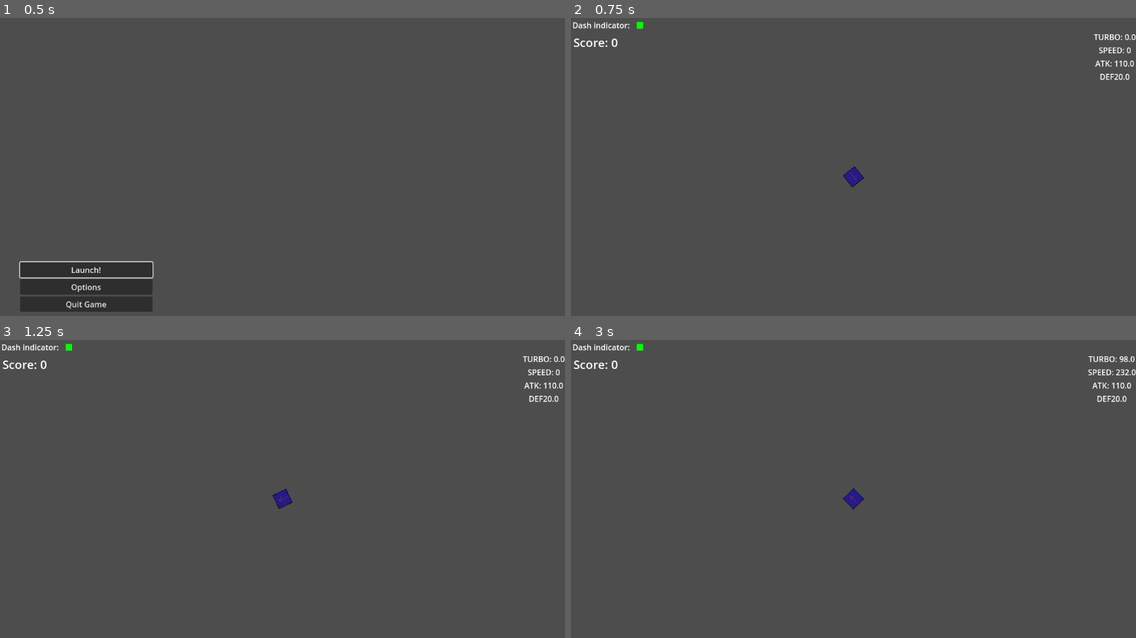
Above: before the commit, frames 1-4 (two rows, left to right).
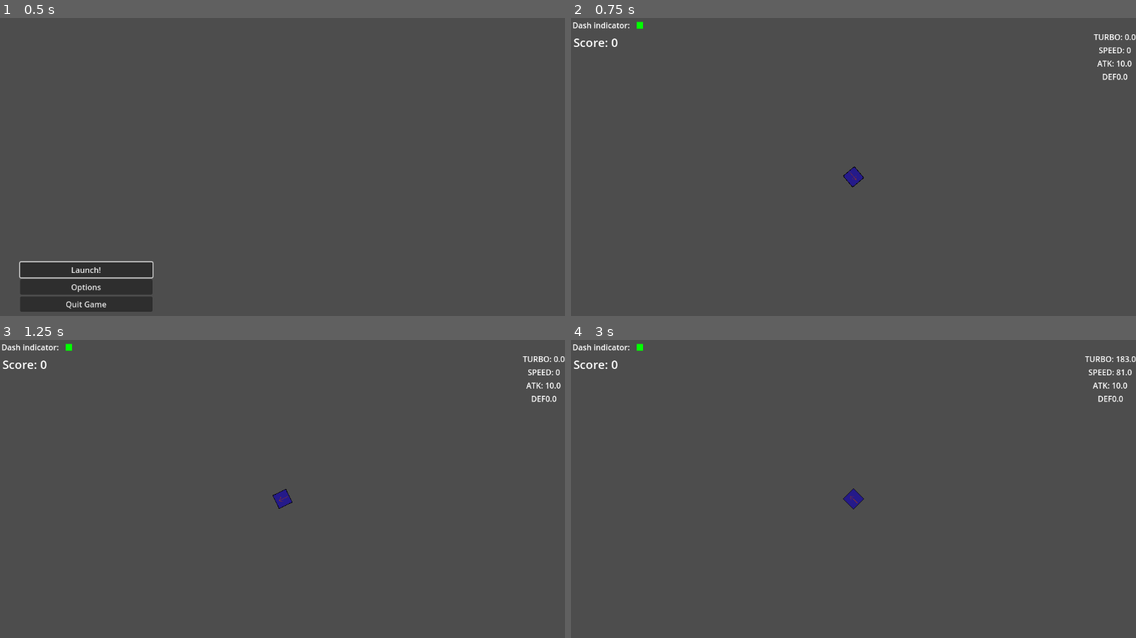
Above: after the commit, the same moments.

Repository: IanuReeves/Dirt-Defenders
Game: Godot game, scene res://scenes/ui/main_menu.tscn
Same seed, same stepped clock (60 frames per second), same inputs: the game is played once before the commit and once after it.
Inputs (mouse positions are in pixels of both pictures, inside the frame that each line leads up to):
- Up to frame 1 (0.5 s): no input
- Up to frame 2 (0.75 s): click "Launch!" at 0.5 s
- Up to frame 3 (1.25 s): no input
- Up to frame 4 (3 s): tap Enter at 1.25 s; move the mouse to (977, 483) at 1.27 s; hold W (forward) 1.28-2.03 s; tap Q (dash) at 1.35, 2.1 s; tap Space at 2 s; move the mouse to (740, 515) at 2.02 s; hold S (brake) 2.03-2.78 s; move the mouse to (910, 429) at 2.77 s; press the mouse at (910, 429) at 2.78 s; hold W (forward) from 2.78 s (still down)

Frame 1 is identical in both runs. In frame 2, 0.2% of the frame differs, in the area x 48-100%, y 14-57%; in frame 3, 0.2%; in frame 4, 0.4%, in the area x 48-100%, y 5-57%.

Commit message:
player movement tweaks and a state machine I totally didn't steal from gdquest

Diff:
--- a/project.godot
+++ b/project.godot
@@ -42,11 +42,6 @@
 "events": [Object(InputEventKey,"resource_local_to_scene":false,"resource_name":"","device":-1,"window_id":0,"alt_press …(195 unchanged characters)…
 ]
 }
-0={
-"deadzone": 0.5,
-"events": [Object(InputEventKey,"resource_local_to_scene":false,"resource_name":"","device":-1,"window_id":0,"alt_pressed":false,"shift_pressed":false,"ctrl_pressed":false,"meta_pressed":false,"pressed":false,"keycode":0,"physical_keycode":48,"key_label":0,"unicode":48,"location":0,"echo":false,"script":null)
-]
-}
 zoom={
 "deadzone": 0.5,
 "events": [Object(InputEventKey,"resource_local_to_scene":false,"resource_name":"","device":-1,"window_id":0,"alt_press …(192 unchanged characters)…
--- a/scenes/Dasheffect.gd
+++ /dev/null
@@ -1,24 +0,0 @@
-extends Part
-
-
-
-# Called when the node enters the scene tree for the first time.
-func _ready() -> void:
-	if not stats:
-		stats = null
-	player = get_parent().get_parent()
-
-
-# Called every frame. 'delta' is the elapsed time since the previous frame.
-func _process(delta: float) -> void:
-	if player.velocity.length() > 200:
-		stats.attack = 30
-	else:
-		stats.attack = 10
-	turbocheck()
-
-func turbocheck():
-	if player.turbo > 100:
-		stats.acceleration = 100
-	else:
-		stats.acceleration = 10
--- a/scenes/dashpart.gd
+++ /dev/null
@@ -1,15 +0,0 @@
-extends Part
-class_name Dashpart
-
-
-# Called when the node enters the scene tree for the first time.
-func _ready() -> void:
-	pass # Replace with function body.
-
-
-# Called every frame. 'delta' is the elapsed time since the previous frame.
-func _process(delta: float) -> void:
-	pass
-
-func dashfunc():
-	pass
--- /dev/null
+++ b/scenes/enemy.tscn
@@ -0,0 +1,40 @@
+[gd_scene load_steps=8 format=3 uid="uid://b03d85g3b64k7"]
+
+[ext_resource type="Script" uid="uid://cv4j3girky82k" path="res://scripts/enemy.gd" id="1_5uy6h"]
+[ext_resource type="Script" uid="uid://bu27sw7avjeew" path="res://scripts/components/hitboxcomponent.gd" id="1_md0e3"]
+[ext_resource type="Script" uid="uid://wy7pwks6axut" path="res://scripts/components/healthcomponent.gd" id="2_4ra3w"]
+[ext_resource type="Script" uid="uid://bg1t3w3oq0fho" path="res://scripts/components/state_machine.gd" id="4_c4w8v"]
+
+[sub_resource type="CircleShape2D" id="CircleShape2D_5uy6h"]
+
+[sub_resource type="CircleShape2D" id="CircleShape2D_c4w8v"]
+radius = 12.0416
+
+[sub_resource type="CircleShape2D" id="CircleShape2D_xwavj"]
+radius = 113.635
+
+[node name="Enemy" type="CharacterBody2D"]
+script = ExtResource("1_5uy6h")
+
+[node name="CollisionShape2D" type="CollisionShape2D" parent="."]
+shape = SubResource("CircleShape2D_5uy6h")
+
+[node name="HitBoxComponent" type="Area2D" parent="." node_paths=PackedStringArray("health_component")]
+script = ExtResource("1_md0e3")
+health_component = NodePath("../HealthComponent")
+metadata/_custom_type_script = "uid://bu27sw7avjeew"
+
+[node name="CollisionShape2D" type="CollisionShape2D" parent="HitBoxComponent"]
+shape = SubResource("CircleShape2D_c4w8v")
+
+[node name="HealthComponent" type="Node" parent="."]
+script = ExtResource("2_4ra3w")
+metadata/_custom_type_script = "uid://wy7pwks6axut"
+
+[node name="Area2D" type="Area2D" parent="."]
+
+[node name="CollisionShape2D" type="CollisionShape2D" parent="Area2D"]
+shape = SubResource("CircleShape2D_xwavj")
+
+[node name="StateMachine" type="Node" parent="."]
+script = ExtResource("4_c4w8v")
--- a/scenes/hull.tres
+++ /dev/null
@@ -1,20 +0,0 @@
-[gd_resource type="Resource" script_class="PlayerStats" load_steps=2 format=3 uid="uid://bli73b0piybvx"]
-
-[ext_resource type="Script" uid="uid://clpd50adeck85" path="res://scripts/resources/player_stats_resource.gd" id="1_e15b3"]
-
-[resource]
-script = ExtResource("1_e15b3")
-power = 0.0
-attack = 100.0
-bullet_speed = 5.0
-bullet_amount = 1
-bullet_spread = 1.0
-bullet_lifetime = 4.0
-acceleration = 10.0
-top_speed = 300.0
-brake_strength = 1.0
-max_turbo = 0.0
-rotation_speed = 250.0
-max_hp = 100.0
-defense = 10.0
-metadata/_custom_type_script = "uid://clpd50adeck85"
--- a/scenes/parts/dashpart/dashpart.tres
+++ /dev/null
@@ -1,20 +0,0 @@
-[gd_resource type="Resource" script_class="PlayerStats" load_steps=2 format=3 uid="uid://on7plcxifott"]
-
-[ext_resource type="Script" uid="uid://clpd50adeck85" path="res://scripts/resources/player_stats_resource.gd" id="1_hpjsk"]
-
-[resource]
-script = ExtResource("1_hpjsk")
-power = 0.0
-attack = 0.0
-bullet_speed = 900.0
-bullet_amount = 0
-bullet_spread = 10.0
-bullet_lifetime = 0.0
-acceleration = 10.0
-top_speed = 0.0
-brake_strength = 0.0
-max_turbo = 50.0
-rotation_speed = 5.0
-max_hp = -10.0
-defense = 10.0
-metadata/_custom_type_script = "uid://clpd50adeck85"
--- /dev/null
+++ b/scenes/planet.tscn
@@ -0,0 +1,34 @@
+[gd_scene load_steps=7 format=3 uid="uid://w87vxtedle5q"]
+
+[ext_resource type="Script" uid="uid://cyimvh47kd1cp" path="res://scripts/planet.gd" id="1_ggt7d"]
+[ext_resource type="Script" uid="uid://wy7pwks6axut" path="res://scripts/components/healthcomponent.gd" id="2_0k1rn"]
+[ext_resource type="Script" uid="uid://bu27sw7avjeew" path="res://scripts/components/hitboxcomponent.gd" id="3_48b8c"]
+
+[sub_resource type="CircleShape2D" id="CircleShape2D_3s4jt"]
+
+[sub_resource type="CircleShape2D" id="CircleShape2D_1wmcx"]
+
+[sub_resource type="CircleShape2D" id="CircleShape2D_ggt7d"]
+
+[node name="RigidBody2D" type="RigidBody2D"]
+
+[node name="Planet" type="Area2D" parent="."]
+script = ExtResource("1_ggt7d")
+metadata/_custom_type_script = "uid://ykhl3a1mrqd2"
+
+[node name="CollisionShape2D" type="CollisionShape2D" parent="Planet"]
+shape = SubResource("CircleShape2D_3s4jt")
+
+[node name="HealthComponent" type="Node" parent="Planet"]
+script = ExtResource("2_0k1rn")
+metadata/_custom_type_script = "uid://wy7pwks6axut"
+
+[node name="HitBoxComponent" type="Area2D" parent="Planet"]
+script = ExtResource("3_48b8c")
+metadata/_custom_type_script = "uid://bu27sw7avjeew"
+
+[node name="CollisionShape2D" type="CollisionShape2D" parent="Planet/HitBoxComponent"]
+shape = SubResource("CircleShape2D_1wmcx")
+
+[node name="CollisionShape2D" type="CollisionShape2D" parent="."]
+shape = SubResource("CircleShape2D_ggt7d")
--- a/scenes/player.tscn
+++ b/scenes/player.tscn
@@ -9,11 +9,8 @@
 [ext_resource type="Script" uid="uid://ig830hyaojuf" path="res://scripts/components/parthandler.gd" id="7_xkvgj"]
 [ext_resource type="Script" uid="uid://dkfjus4yds0xd" path="res://scripts/components/part.gd" id="8_2uxwq"]
 [ext_resource type="Script" uid="uid://clpd50adeck85" path="res://scripts/resources/player_stats_resource.gd" id="8_d2wvv"]
-[ext_resource type="Script" uid="uid://b2ntexhodv61w" path="res://scenes/Dasheffect.gd" id="8_v4kvs"]
 [ext_resource type="Script" uid="uid://caeioa2lwlb8r" path="res://scripts/components/hull.gd" id="9_s5o61"]
-[ext_resource type="Resource" uid="uid://on7plcxifott" path="res://scenes/parts/dashpart/dashpart.tres" id="11_jej6c"]
 [ext_resource type="PackedScene" uid="uid://e6iuym7bl3xi" path="res://scenes/ui/game_overlay.tscn" id="12_3v2ag"]
-[ext_resource type="Resource" uid="uid://bli73b0piybvx" path="res://scenes/hull.tres" id="13_f1ej7"]
 
 [sub_resource type="CircleShape2D" id="CircleShape2D_rsghh"]
 
@@ -32,7 +29,26 @@
 brake_strength = 0.0
 max_turbo = 0.0
 rotation_speed = 0.0
+turbo_cooldown = 0.0
 max_hp = 0.0
+defense = 0.0
+metadata/_custom_type_script = "uid://clpd50adeck85"
+
+[sub_resource type="Resource" id="Resource_d2wvv"]
+script = ExtResource("8_d2wvv")
+power = 0.0
+attack = 10.0
+bullet_speed = 800.0
+bullet_amount = 1
+bullet_spread = 0.0
+bullet_lifetime = 10.0
+acceleration = 7.0
+top_speed = 450.0
+brake_strength = 0.75
+max_turbo = 10.0
+rotation_speed = 250.0
+turbo_cooldown = 5.0
+max_hp = 100.0
 defense = 0.0
 metadata/_custom_type_script = "uid://clpd50adeck85"
 
@@ -49,6 +65,7 @@
 brake_strength = 0.0
 max_turbo = 0.0
 rotation_speed = 0.0
+turbo_cooldown = 0.0
 max_hp = 0.0
 defense = 0.0
 metadata/_custom_type_script = "uid://clpd50adeck85"
@@ -93,22 +110,19 @@
 bullet = ExtResource("6_gqqmd")
 stats = SubResource("Resource_3v2ag")
 
-[node name="dashpart" type="Node2D" parent="PartHandler"]
-script = ExtResource("8_v4kvs")
-stats = ExtResource("11_jej6c")
-
 [node name="Hull" type="Node2D" parent="PartHandler"]
 script = ExtResource("9_s5o61")
 texture = ExtResource("2_2hljg")
-stats = ExtResource("13_f1ej7")
+stats = SubResource("Resource_d2wvv")
 
 [node name="Part" type="Node2D" parent="PartHandler"]
 script = ExtResource("8_2uxwq")
 stats = SubResource("Resource_f1ej7")
 
-[node name="Timer" type="Timer" parent="."]
+[node name="TurboDecay" type="Timer" parent="."]
 wait_time = 0.15
 autostart = true
 
 [connection signal="dashed" from="." to="UI" method="_on_player_dashed"]
-[connection signal="timeout" from="Timer" to="." method="_on_timer_timeout"]
+[connection signal="child_entered_tree" from="PartHandler" to="PartHandler" method="_on_child_entered_tree"]
+[connection signal="timeout" from="TurboDecay" to="." method="_on_timer_timeout"]
--- a/scripts/components/part.gd
+++ b/scripts/components/part.gd
@@ -2,14 +2,7 @@
 class_name Part
 @export var stats:PlayerStats
 
-@onready var parent = get_parent().get_parent()
+var player:Player
 
 var icon : Sprite2D
-var player : Player
 var descriptor : String
-# Called when the node enters the scene tree for the first time.
-func _ready() -> void:
-	if parent is Player:
-		player = parent
-	elif parent == ItemList:
-		player = null
--- a/scripts/components/parthandler.gd
+++ b/scripts/components/parthandler.gd
@@ -39,3 +39,7 @@
 # fire primary weapon
 func fire_primary():
 	primary_weapon.fire(get_velocity(),stats.attack,stats.bullet_speed,stats.bullet_amount,stats.bullet_spread)
+
+func _on_child_entered_tree(node: Node) -> void:
+	if node is Part:
+		node.player = get_parent()
--- /dev/null
+++ b/scripts/components/state.gd
@@ -0,0 +1,28 @@
+## Virtual base class for all states.
+## Extend this class and override its methods to implement a state.
+class_name State extends Node
+
+## Emitted when the state finishes and wants to transition to another state.
+signal finished(next_state_path: String, data: Dictionary)
+
+## Called by the state machine when receiving unhandled input events.
+func handle_input(_event: InputEvent) -> void:
+	pass
+
+## Called by the state machine on the engine's main loop tick.
+func update(_delta: float) -> void:
+	pass
+
+## Called by the state machine on the engine's physics update tick.
+func physics_update(_delta: float) -> void:
+	pass
+
+## Called by the state machine upon changing the active state. The `data` parameter
+## is a dictionary with arbitrary data the state can use to initialize itself.
+func enter(previous_state_path: String, data := {}) -> void:
+	pass
+
+## Called by the state machine before changing the active state. Use this function
+## to clean up the state.
+func exit() -> void:
+	pass
--- /dev/null
+++ b/scripts/components/state_machine.gd
@@ -0,0 +1,32 @@
+class_name StateMachine extends Node
+
+@export var initial_state: State = null
+
+@onready var state: State = (func get_initial_state() -> State:
+	return initial_state if initial_state != null else get_child(0)
+).call()
+
+
+func _ready() -> void:
+	for state_node: State in find_children("*", "State"):
+		state_node.finished.connect(_transition_to_next_state)
+	await owner.ready
+	state.enter("")
+
+func _process(delta: float) -> void:
+	state.update(delta)
+
+func _physics_process(delta: float) -> void:
+	state.physics_update(delta)
+
+func _unhandled_input(event: InputEvent) -> void:
+	state.handle_input(event)
+
+func _transition_to_next_state(target_state_path: String, data: Dictionary = {}) -> void:
+	if not has_node(target_state_path):
+		printerr(owner.name + ": Trying to transition to state " + target_state_path + " but it does not exist.")
+		return
+	var previous_state_path := state.name
+	state.exit()
+	state = get_node(target_state_path)
+	state.enter(previous_state_path, data)
--- /dev/null
+++ b/scripts/enemy.gd
@@ -0,0 +1,8 @@
+extends CharacterBody2D
+class_name Enemy
+@export var stats:EnemyStats
+@export var health:HealthComponent
+enum state {STALKING, ATTACKING}
+func _ready() -> void:
+	health.max = stats.max_hp
+	health.current = stats.max_hp
--- /dev/null
+++ b/scripts/planet.gd
@@ -0,0 +1 @@
+extends GravityWell
--- a/scripts/player.gd
+++ b/scripts/player.gd
@@ -1,32 +1,40 @@
 extends CharacterBody2D
 class_name Player
 
-var current_stats:PlayerStats = PlayerStats.new()
+var stats:PlayerStats = PlayerStats.new()
 @export var parts:PartHandler
 @export var health:HealthComponent
+# turbo cooldown timer is made in the player because fuck node shenanigains
+# I guess player.gd is a mom now, all of it's other children are adopted but this one is home grown
+var turbo_cooldown_timer: Timer = Timer.new()
 
+# checks for actions:
+# signal emitted on dash for ui shenanigains
+signal dashed(cdtime:float)
+# why the fuck does this exist, oh well
+var accelerating : bool
+# add "taken damage" action here -> already done (see health_changed signal in HealthComponent)
+# and a LOT is already handled by HealthComponent.damage() (also playerHP is stored in HealthComponent)
+var turbo : float
 
-# checks for actions
-
-signal dashed
-var accelerating : bool
-# add "taken damage" action here
-
-var turbo : float
-var HP : float
-
+# where else is this function used?? I question it's purpose
+# it can't just be to divide turbo by two in this ONE SCRIPT that would be perposterous
 func miniturbo():
 	return turbo/2
 
 # Called when the node enters the scene tree for the first time.
 func _ready() -> void:
-	current_stats = parts.stats
-	health.max = current_stats.max_hp
-	health.current = current_stats.max_hp
+	# init health and stats so it doesn't scream at me
+	stats = parts.stats
+	health.max = stats.max_hp
+	health.current = stats.max_hp
+	# init turbo cooldown timer (please don't hate me)
+	turbo_cooldown_timer.one_shot = true
+	add_child(turbo_cooldown_timer)
 func _process(delta: float) -> void:
-	current_stats = parts.stats
-	health.max = current_stats.max_hp
-	HP = health.current
+	# update stats and health each frame
+	stats = parts.stats
+	health.max = stats.max_hp
 func rotate_to_mouse() -> void:
 	#smooth rotation stol--ADAPTED from reddit
 	# get vector from mouse to ship
@@ -35,7 +43,7 @@
 	var angle = v.angle()
 	var r = global_rotation
 	# get rotation allowed this frame
-	var angle_delta = deg_to_rad(current_stats.rotation_speed) * get_physics_process_delta_time()
+	var angle_delta = deg_to_rad(stats.rotation_speed) * get_physics_process_delta_time()
 	# get complete rotation to ship
 	angle = lerp_angle(r, angle, 0.3)
 	# limit that rotation to what is allowed this frame
@@ -46,19 +54,20 @@
 func movement_input() -> void:
 	if Input.is_action_pressed("forward"):
 		# accelerate
-		velocity += transform.x * current_stats.acceleration
+		velocity += transform.x * stats.acceleration
 		accelerating = true
 	if Input.is_action_just_released("forward"):
 		accelerating = false
 	if Input.is_action_pressed("brake"):
-		# subtract a fraction of base acceleration from current velocity
-		var brake_mod = velocity.normalized()*Vector2(current_stats.acceleration*current_stats.brake_strength,current_stats.acceleration*current_stats.brake_strength)
+		# subtract brake strength*accel from velocity (in other words, brake)
+		var brake_mod = velocity.normalized()*Vector2(stats.acceleration*stats.brake_strength,stats.acceleration*stats.brake_strength)
 		velocity -= brake_mod
+		# gain turbo
 		if velocity.length() > 5:
 			turbo += 5
 		elif velocity.length() < 5:
 			velocity = Vector2(0,0)
-	velocity = velocity.clampf(-current_stats.top_speed,current_stats.top_speed)
+	velocity = velocity.clampf(-stats.top_speed,stats.top_speed)
 
 func _physics_process(delta: float) -> void:
 	rotate_to_mouse()
@@ -66,14 +75,21 @@
 	move_and_slide()
 
 func _input(event: InputEvent) -> void:
-	if event.is_action_released("dash"):
+	# dash if cooldown isn't a little shit
+	if event.is_action_released("dash") and turbo_cooldown_timer.time_left == 0:
 		if turbo > 50:
-			velocity += transform.x * ((current_stats.acceleration * 100) + miniturbo())
+			# why even add miniturbo to this?
+			velocity += transform.x * ((stats.acceleration * 100) + miniturbo())
+			# turbo /= 2 lol
 			turbo -= miniturbo()
-			dashed.emit()
+			# emit gui shenanigains
+			dashed.emit(stats.turbo_cooldown)
+
+			turbo_cooldown_timer.start(stats.turbo_cooldown)
 	if event.is_action_pressed("fire"):
 		parts.fire_primary()
 
 func _on_timer_timeout() -> void:
 	if turbo > 0:
 		turbo -= 1
+		turbo = clamp(turbo, 0, INF)
--- /dev/null
+++ b/scripts/resources/enemy_stats.gd
@@ -0,0 +1,6 @@
+extends Resource
+class_name EnemyStats
+@export var speed:float
+@export var max_hp:float
+@export var attack:float
+@export var detect_range:float
--- a/scripts/resources/player_stats_resource.gd
+++ b/scripts/resources/player_stats_resource.gd
@@ -13,6 +13,7 @@
 @export var brake_strength:float
 @export var max_turbo:float
 @export var rotation_speed:float
+@export var turbo_cooldown:float
 #other
 @export var max_hp:float
 @export var defense:float
--- a/scripts/ui/game_overlay.gd
+++ b/scripts/ui/game_overlay.gd
@@ -11,7 +11,7 @@
 @onready var dashind = $Control/ColorRect
 
 @onready var player : Player = get_parent()
-@onready var PARTS = player.current_stats
+@onready var PARTS = player.stats
 var score = 0
 var maxScore = 10000
 
@@ -23,7 +23,7 @@
 	update_score_label()
 
 func _physics_process(delta: float) -> void:
-	PARTS = player.current_stats
+	PARTS = player.stats
 	turbo.text = "TURBO: " + str(round(player.turbo))
 	attack.text = "ATK: " + str(PARTS.attack)
 	defense.text = "DEF" + str(PARTS.defense)
@@ -35,9 +35,9 @@
 	score_label.text = "Score " + str(score)
 
 
-func _on_player_dashed() -> void:
+func _on_player_dashed(cdtime:float) -> void:
 	dashind.color = Color(1, 0, 0, 1)
-	dashingtimer.start()
+	dashingtimer.start(cdtime)
 
 func _on_timer_timeout() -> void:
 	dashind.color = Color(0, 1, 0, 1)
--- a/speedboom.gd
+++ /dev/null
@@ -1,11 +0,0 @@
-extends Part
-
-
-# Called when the node enters the scene tree for the first time.
-func _ready() -> void:
-	pass # Replace with function body.
-
-
-# Called every frame. 'delta' is the elapsed time since the previous frame.
-func _process(delta: float) -> void:
-	pass
--- a/speedboom.tscn
+++ /dev/null
@@ -1,24 +0,0 @@
-[gd_scene load_steps=4 format=3 uid="uid://2wyp7bkxmblo"]
-
-[ext_resource type="Script" uid="uid://d01pdtk80fd7s" path="res://speedboom.gd" id="1_8joi3"]
-[ext_resource type="Script" path="res://scripts/components/player_stats_resource.gd" id="2_w68hm"]
-
-[sub_resource type="Resource" id="Resource_mo3it"]
-script = ExtResource("2_w68hm")
-power = 0.0
-attack = 0.0
-bullet_speed = 0.0
-bullet_amount = 0
-bullet_spread = 0.0
-bullet_lifetime = 0.0
-acceleration = 0.0
-top_speed = 0.0
-brake_strength = 0.0
-max_turbo = 0.0
-rotation_speed = 0.0
-max_hp = 0.0
-defense = 0.0
-
-[node name="SPEEDBOOM" type="Node2D"]
-script = ExtResource("1_8joi3")
-stats = SubResource("Resource_mo3it")
Not shown: 1 places in resources/parts/coolpart.tres that only renumber resources
Not shown: 1 places in resources/parts/weapon.tres that only renumber resources
Not shown, removed: scenes/Dasheffect.gd.uid
Not shown, removed: scenes/dashpart.gd.uid
Not shown: 1 places in scenes/player.tscn that only renumber resources
Not shown: 1 places in scenes/ui/main_menu.tscn that only renumber resources
Not shown, added: scripts/components/state.gd.uid
Not shown, added: scripts/components/state_machine.gd.uid
Not shown, added: scripts/enemy.gd.uid
Not shown, added: scripts/planet.gd.uid
Not shown, added: scripts/resources/enemy_stats.gd.uid
Not shown, removed: speedboom.gd.uid
